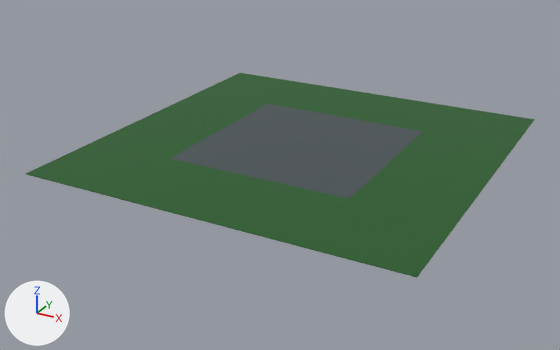
The OBJ model Models/Ground/Ground.obj, before and after one commit.
Both versions are drawn from a camera (50 mm lens) standing at (225.0, -441.0, 194.0) and looking at (-9.0, -15.0, -19.0). Arrows for +X, +Y and +Z are at lower left; the lights stay in place. Where no turn or scale is listed for an object, it has been applied to the vertices.

Names of what the first picture shows: 'Ground'.
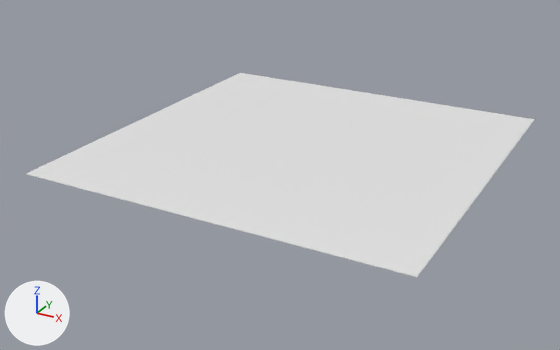
The newer file is also turned or shifted as a whole; pictures and numbers use the older file's frame.

Boxes (x1, y1, x2, y2) around the edits, measured in the pictures (560 x 350 px):
```json
{"object": "Ground", "change": "recoloured", "before": [26, 73, 535, 277], "after": [26, 73, 535, 277], "on screen": "green to white"}
```

Edits to the scene script, one JSON object a line:
```json
{"block": "me_ground", "where": "me_ground.from_pydata(...)  # 1102 vertices, 2200 faces; spans x -128.0..128.0, y -128.0..128.0, z 0.0"}
{"op": "remove", "block": "me_ground", "code": "me_ground.materials.append(mat_default_obj)  # picture img_colourpallet_png"}
```
